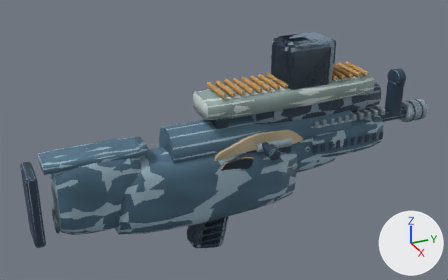
Renders of the glTF model models/csgo/anime-p90.glb from each side of a commit.
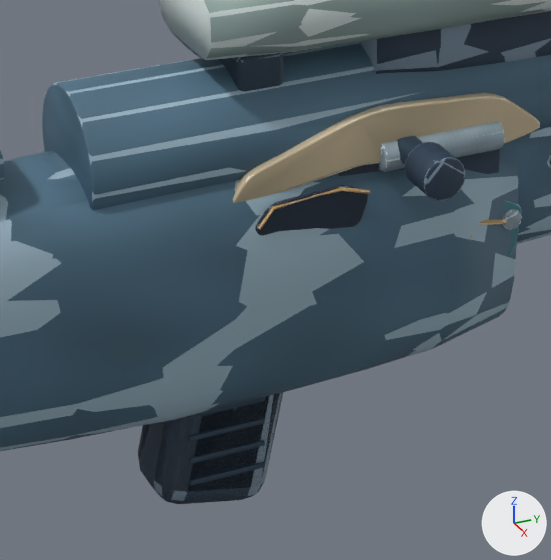
Old and new are each drawn whole from a 50 mm camera at (0.929, -0.423, 0.512) aimed at (-0.011, 0.0, 0.042) and again close up on the part from 33% to 68% of the width and 37% to 95% of the height. The axes (+X, +Y, +Z) are drawn at lower right. The lights are the same throughout. The last two pictures show the newer version. Where no turn or scale is listed for an object, it has been applied to the vertices. Vertices at exactly the same position are counted once.

Objects in the first close-up: 'World hardware', 'World paint', 'bolt_Machined edges', 'bolt_Polymer', 'magazine_Polymer', 'magazine_Weapon finish / Olive rifle finish', 'weapon_Parkerized steel', 'weapon_Polymer', 'weapon_Recessed graphite mechanism', 'weapon_Weapon finish / Ivory enamel', 'weapon_Weapon finish / Polymer' and 4 more.
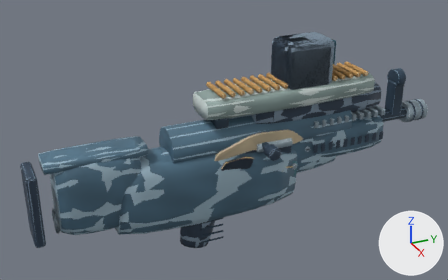
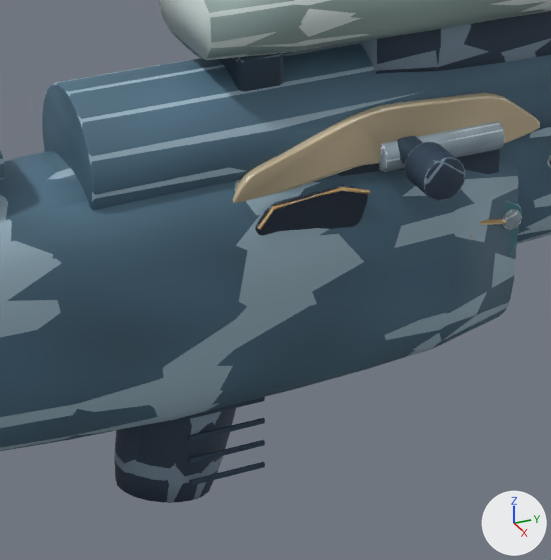
Boxes [x1, y1, x2, y2] around the edits, measured in the close-ups (551 x 560 px):
'weapon_Polymer', reshaped (mostly hidden)
    before: [138, 149, 551, 504]
    after: [114, 149, 551, 502]
'World hardware', reshaped (mostly hidden)
    before: [138, 24, 551, 501]
    after: [114, 24, 551, 503]
part 1 of me_cylinder_008, rebuilt
    before: [138, 393, 283, 504]
    after: [114, 408, 236, 502]
part 2 of me_world_weapon_surface, rebuilt
    before: [138, 392, 283, 501]
    after: [114, 411, 223, 503]
part 3 of me_world_weapon_surface, reshaped
    before: [382, 123, 505, 161]
    after: [382, 123, 505, 220]

What changed in the scene script:
```text
Change me_cylinder_008:
    used by ob_weapon_polymer; location = (0.0, 0.41, 0.035)
    remove me_cylinder_008.from_pydata(...)  # 2736 vertices, 5364 faces; spans x -0.037..0.041, y -0.765..0.036, z -0.202..0.185
    add me_cylinder_008.from_pydata(...)  # 2860 vertices, 5612 faces; spans x -0.037..0.041, y -0.765..0.036, z -0.195..0.185
    me_cylinder_008 part 1: the loose piece of 96 vertices spanning x -0.025..0.025, y -0.487..-0.403, z -0.202..-0.074 is rebuilt with 220 vertices and now spans x -0.025..0.025, y -0.504..-0.426, z -0.195..-0.063
Change me_world_weapon_surface:
    used by ob_world_hardware; location = (0.0, 0.0, 0.0)
    remove me_world_weapon_surface.from_pydata(...)  # 2791 vertices, 5046 faces; spans x -0.049..0.084, y -0.355..0.446, z -0.167..0.22
    add me_world_weapon_surface.from_pydata(...)  # 2819 vertices, 5100 faces; spans x -0.049..0.084, y -0.355..0.446, z -0.16..0.22
    me_world_weapon_surface part 2: the loose piece of 96 vertices spanning x -0.025..0.025, y -0.077..0.007, z -0.167..-0.039 is rebuilt with 94 vertices and now spans x -0.025..0.025, y -0.094..-0.016, z -0.16..-0.028
    me_world_weapon_surface part 3: 1 vertex moved within x 0.039, y 0.169, z 0.057; 6 vertices removed from x -0.041..0.048, y 0.084..0.11, z -0.045..0.047; 35 vertices added at x -0.044..0.048, y 0.081..0.379, z -0.045..0.105
    other edits to the shape of me_world_weapon_surface do not show in these pictures
```
